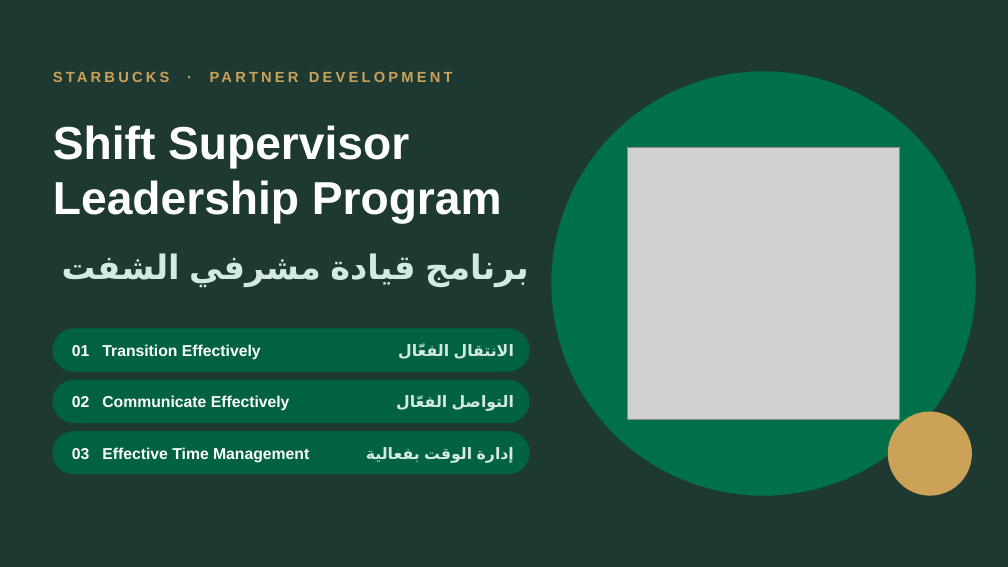
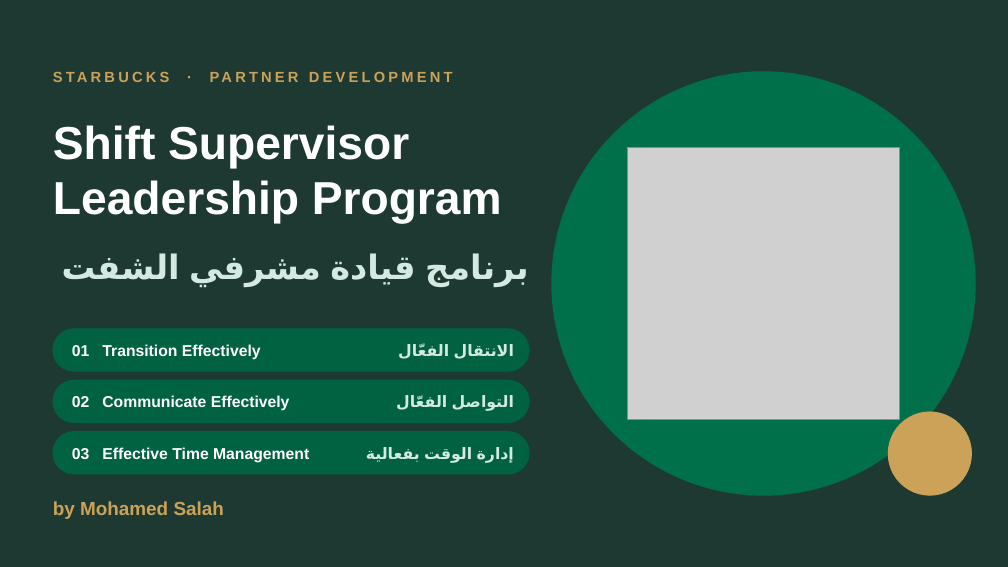
Before and after one commit to zeusmess/zeusstudio, a slide deck: slide 1 of starbucks-training/Starbucks_Shift_Supervisor_Program.pptx. Drawn at 1008x567 pixels with LibreOffice and Linux fonts; fonts in the diff are those of the drawing; grey boxes stand for pictures. Boxes give left, top, right and bottom in pixels: in the first picture for what was removed or moved away, otherwise in the second. Text is boxed around its words. In the diff, an @@ line names an element or a change of style, - is before the commit and + after.

```diff
--- a/starbucks-training/Starbucks_Shift_Supervisor_Program.pptx
+++ b/starbucks-training/Starbucks_Shift_Supervisor_Program.pptx
@@ text added at [53,501,224,519], 18 pt, text #CBA258, bold @@
+by Mohamed Salah
```
Also in this commit, not shown: 1 other slide changed, 1 other file.
